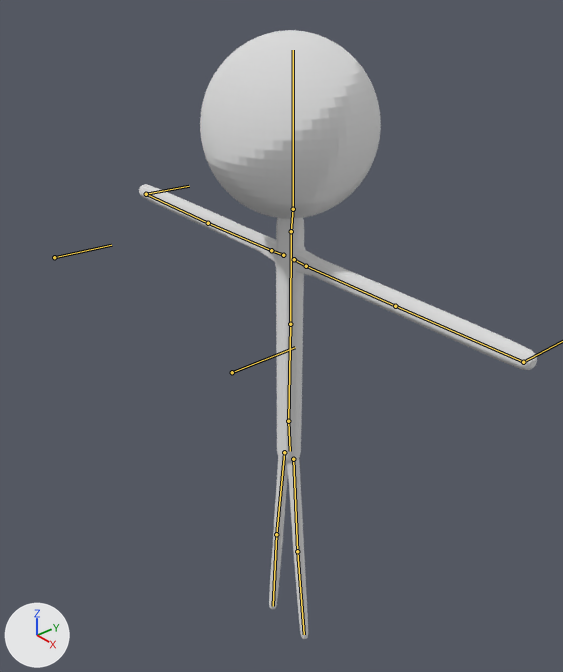
What one commit did to the Blender file SticksNBones_Game/Assets/Renders/Classico.blend.
Both versions are drawn from a camera (50 mm lens) standing at (1.202, -1.031, 1.142) and looking at (0.026, -0.04, 0.329). The lights are fixed; the arrows at lower left show +X, +Y and +Z. The bones that bend it are drawn over the model as lines.
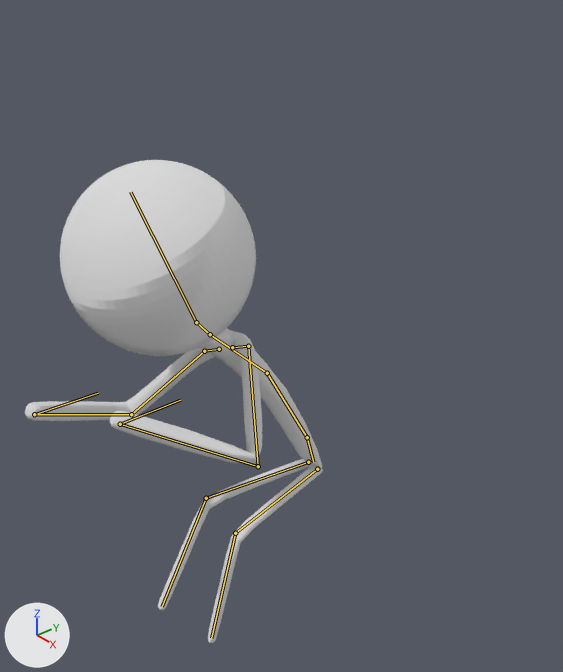
The newer file adds an action. The first version stands in its rest pose; the second is drawn at frame 11 of the action 'DashBack'.

What the commit changed:
Bone 'base' (bone_base) moves from (0.0, 0.0, 0.0) to (0.03, -0.25, 0.29).
Bone 'stomach' (bone_stomach) turns from (0, 0, 0) to (33, 26, 16) degrees about its own x, y and z.
Bone 'chest' (bone_chest) turns from (0, 0, 0) to (15, 0, 6) degrees about its own x, y and z.
Bone 'head' (bone_head) turns from (0, 0, 0) to (-25, -31, 4) degrees about its own x, y and z.
Bone 'pelvis' (bone_pelvis) turns from (0, 0, 0) to (-12, 2, -2) degrees about its own x, y and z.
Bone 'ikleg.l' (bone_ikleg_l) moves from (0.0, 0.0, 0.0) to (0.06, -1.42, -0.58).
Bone 'ikleg.r' (bone_ikleg_r) moves from (0.0, 0.0, 0.0) to (-0.01, -1.73, -0.75).
Bone 'knee.r' (bone_knee_r) moves from (0.0, 0.0, 0.0) to (0.5, 0.05, 0.03).
Bone 'armik.l' (bone_armik_l) moves from (0.0, 0.0, 0.0) to (1.33, -2.02, 2.05).
Bone 'elbowik.l' (bone_elbowik_l) moves from (0.0, 0.0, 0.0) to (1.23, 0.01, 1.07).
Bone 'armik.r' (bone_armik_r) moves from (0.0, 0.0, 0.0) to (-1.19, -2.42, 2.09).
Bone 'elbowik.r' (bone_elbowik_r) moves from (0.0, 0.0, 0.0) to (-2.7, 0.23, 2.58).

Changed parts and their boxes [x1, y1, x2, y2] in the pictures (563 x 672 px):
'Cylinder.001', posed (25% narrower, 21% shorter): before [139, 30, 537, 639]; after [25, 160, 323, 643]
bone 'stomach', root to tip: before (288, 421) to (290, 324); after (307, 437) to (267, 373)
bone 'chest', root to tip: before (290, 324) to (291, 231); after (267, 373) to (210, 334)
bone 'head', root to tip: before (293, 209) to (293, 50); after (196, 322) to (130, 192)
bone 'pelvis', root to tip: before (288, 421) to (290, 451); after (307, 437) to (313, 462)
bone 'armik.r', root to tip: before (146, 194) to (189, 186); after (34, 414) to (98, 393)
